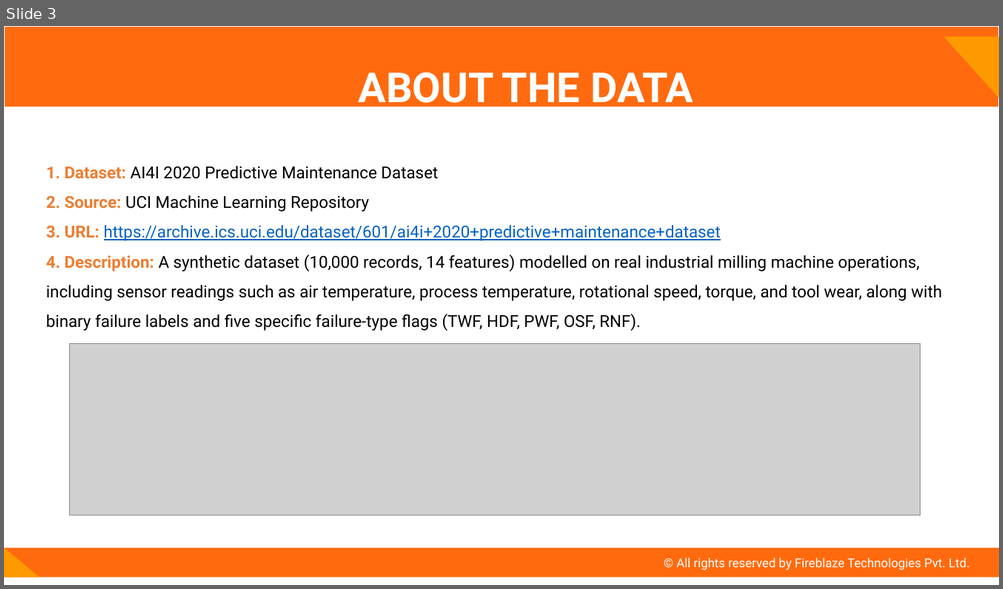
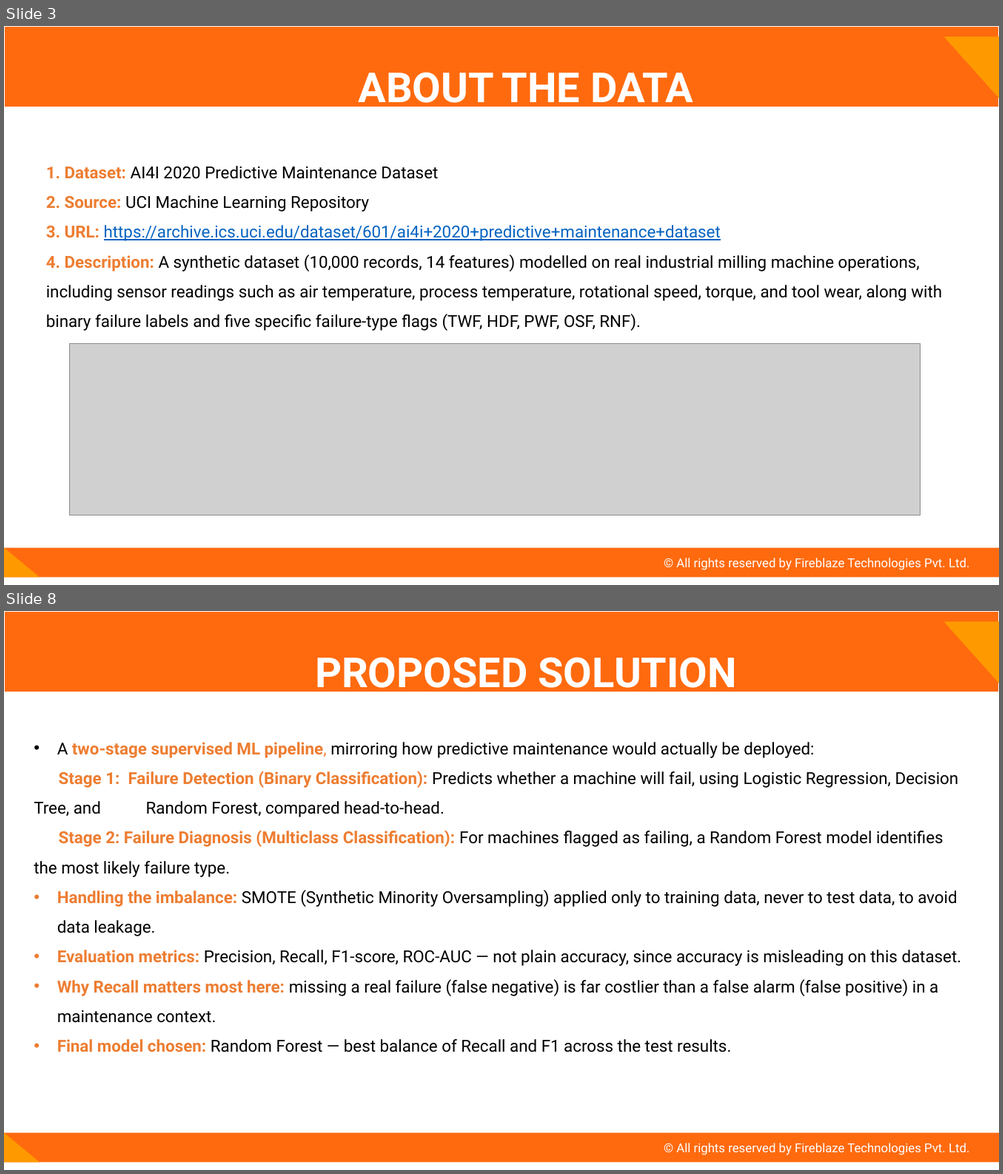
Before and after one commit to juhi-m1711/Predictive-Maintenance-for-Machinery, a slide deck: ML Project.pptx. Shown one above the other, each under a label of ours: slide 3 before the commit, slides 3 and 8 after it; the slides between them are not shown. The pictures are 1003x589 and 1003x1174 pixels, drawn with LibreOffice and Linux fonts; fonts in the diff are those of the drawing; grey boxes stand for pictures. Boxes give left, top, right and bottom in pixels: in the first picture for what was removed or moved away, otherwise in the second. Text is boxed around its words. In the diff, an @@ line names an element or a change of style, - is before the commit and + after.

```diff
--- a/ML Project.pptx
+++ b/ML Project.pptx
@@ slide 8 added at (x1=4, y1=611, x2=999, y2=1170), background #FFFFFF @@
@@ title added at (x1=4, y1=611, x2=999, y2=692), fill #FF6A0E, outline #FFFFFF 0.75 pt, 40 pt, text #FFFFFF, bold @@
+PROPOSED SOLUTION
@@ right triangle added at (x1=943, y1=621, x2=999, y2=684), fill #FF9900 @@
@@ text added at (x1=34, y1=742, x2=962, y2=1053), 16 pt, text #000000 @@
+• A two-stage supervised ML pipeline, mirroring how predictive maintenance would actually be deployed:
+Stage 1: Failure Detection (Binary Classification): Predicts whether a machine will fail, using Logistic Regression, Decision Tree, and Random Forest, compared head-to-head.
+Stage 2: Failure Diagnosis (Multiclass Classification): For machines flagged as failing, a Random Forest model identifies the most likely failure type.
+• Handling the imbalance: SMOTE (Synthetic Minority Oversampling) applied only to training data, never to test data, to avoid data leakage.
+• Evaluation metrics: Precision, Recall, F1-score, ROC-AUC — not plain accuracy, since accuracy is misleading on this dataset.
+• Why Recall matters most here: missing a real failure (false negative) is far costlier than a false alarm (false positive) in a maintenance context.
+• Final model chosen: Random Forest — best balance of Recall and F1 across the test results.
@@ rectangle added at (x1=4, y1=1133, x2=999, y2=1162), fill #FF6A0E, 12 pt, text #FFFFFF @@
+© All rights reserved by Fireblaze Technologies Pvt. Ltd.
@@ right triangle added at (x1=4, y1=1133, x2=40, y2=1162), fill #FF9900 @@
```
Also in this commit, not shown: 5 slides changed, 5 other slides added, 10 other files.
